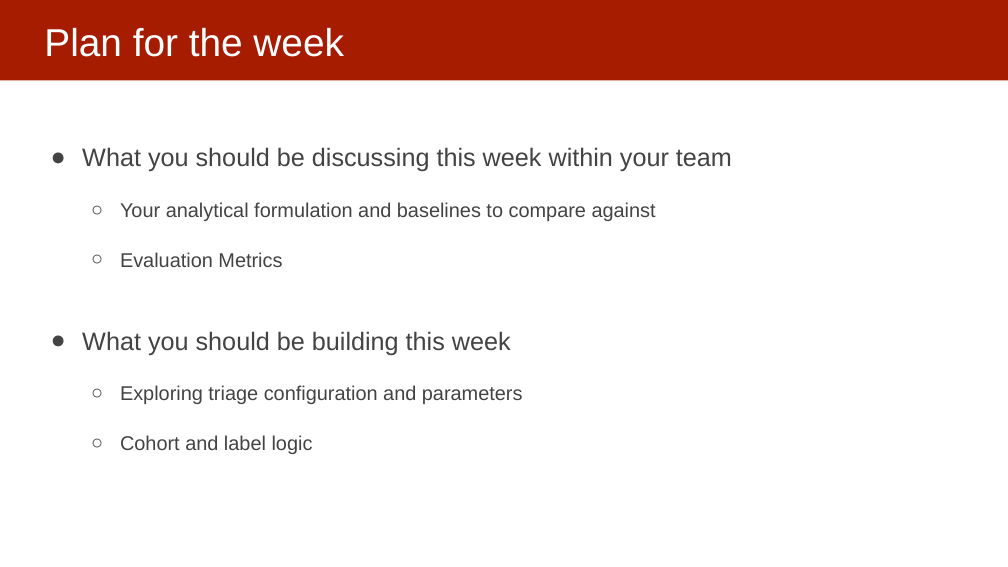
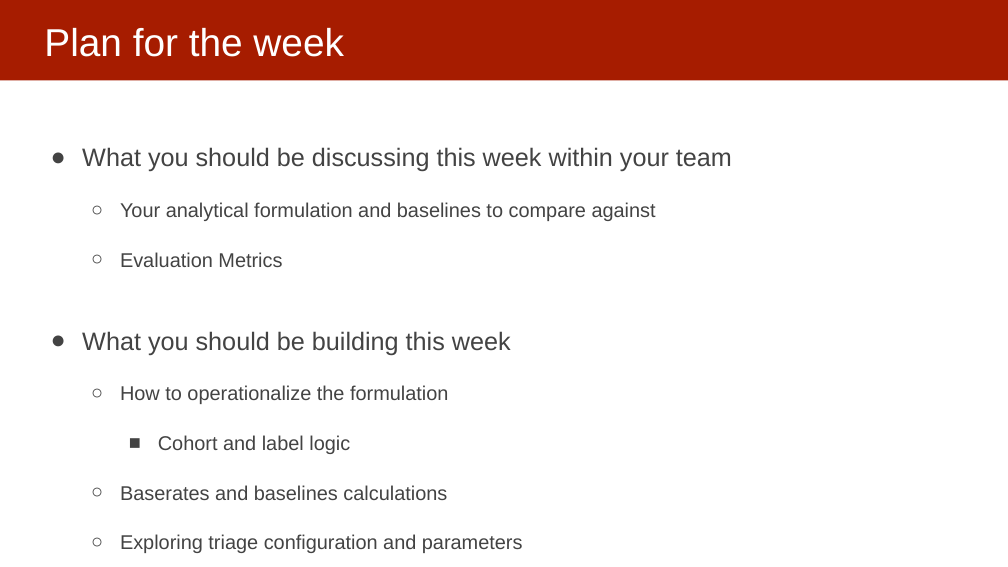
Before and after one commit to dssg/mlforpublicpolicylab, a slide deck: slide 4 of Lectures/10-model-selection-and-validation-part-1.pptx. Drawn at 1008x567 pixels with LibreOffice and Linux fonts; fonts in the diff are those of the drawing. Boxes give left, top, right and bottom in pixels: in the first picture for what was removed or moved away, otherwise in the second. Text is boxed around its words. In the diff, an @@ line names an element or a change of style, - is before the commit and + after.

```diff
--- a/Lectures/10-model-selection-and-validation-part-1.pptx
+++ b/Lectures/10-model-selection-and-validation-part-1.pptx
@@ text at [120, 385, 448, 500]: paragraphs added @@
+  ○ How to operationalize the formulation
+    ■ Cohort and label logic
+  ○ Baserates and baselines calculations
@@ text at [120, 435, 313, 454]: paragraph removed @@
-  ○ Cohort and label logic
```
Also in this commit, not shown: 3 other slides changed, 1 other file.
